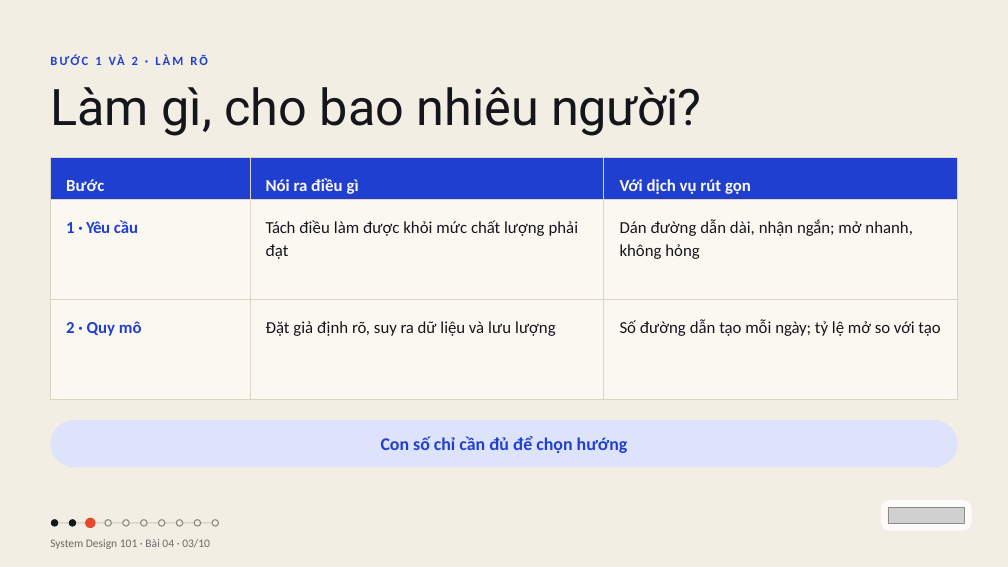
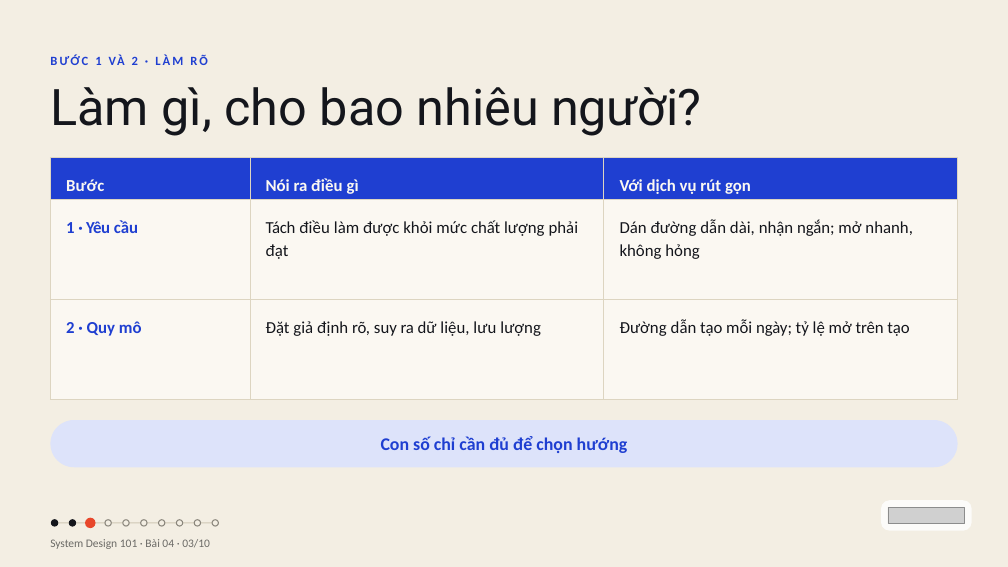
Before and after one commit to vohoailinh90/tool-marketing-studio, a slide deck: slide 3 of system-design-101/vi/lessons/sd-05-004/slides/sd-05-004.pptx. Drawn at 1008x567 pixels with LibreOffice and Linux fonts; fonts in the diff are those of the drawing; grey boxes stand for pictures. Boxes give left, top, right and bottom in pixels: in the first picture for what was removed or moved away, otherwise in the second. Text is boxed around its words. In the diff, an @@ line names an element or a change of style, - is before the commit and + after.

```diff
--- a/system-design-101/vi/lessons/sd-05-004/slides/sd-05-004.pptx
+++ b/system-design-101/vi/lessons/sd-05-004/slides/sd-05-004.pptx
@@ table at (x1=50, y1=157, x2=958, y2=340) @@
-row 3, column 2: Đặt giả định rõ, suy ra dữ liệu và lưu lượng
+row 3, column 2: Đặt giả định rõ, suy ra dữ liệu, lưu lượng
-row 3, column 3: Số đường dẫn tạo mỗi ngày; tỷ lệ mở so với tạo
+row 3, column 3: Đường dẫn tạo mỗi ngày; tỷ lệ mở trên tạo
```
Also in this commit, not shown: 6 other slides changed, 4 other files.
